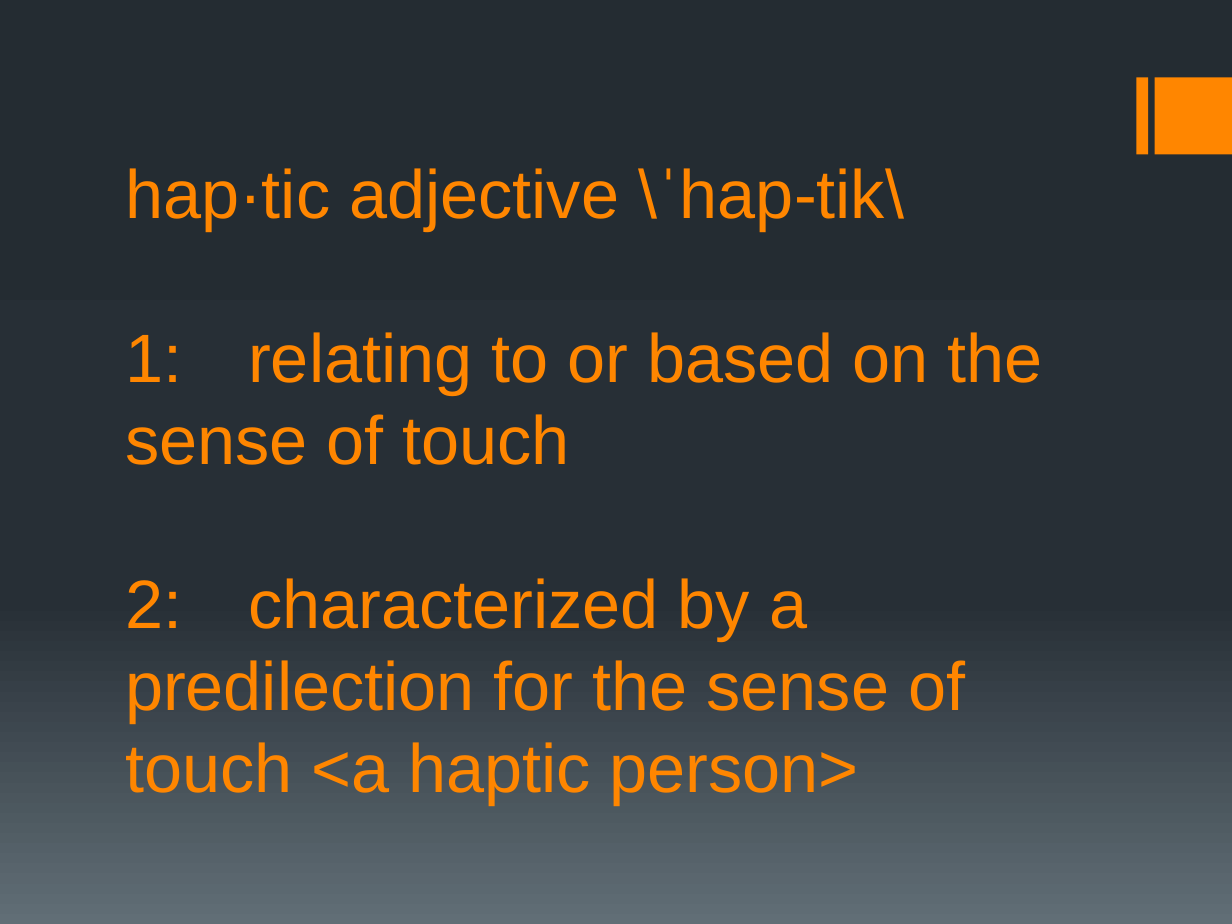
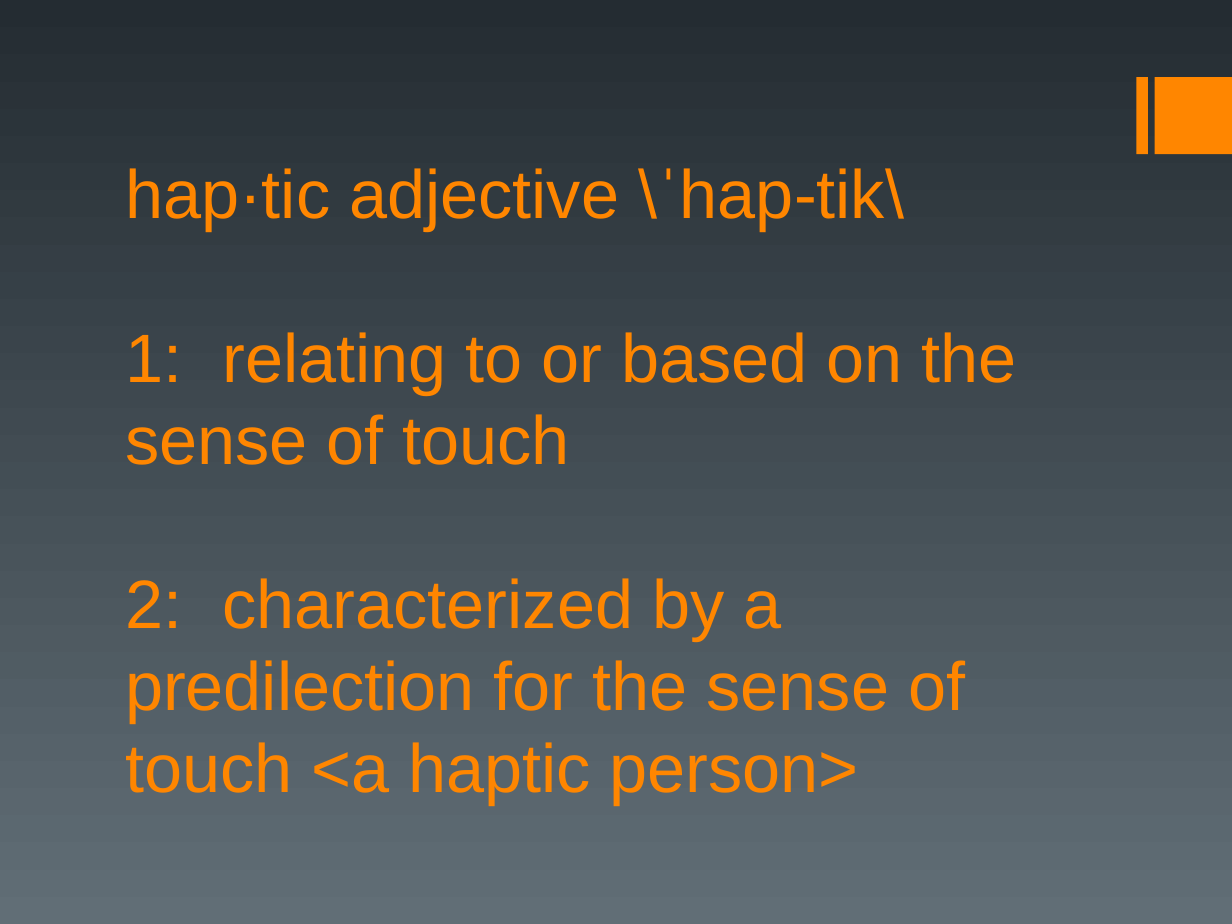
Before and after one commit to czod/HapticGlove, a slide deck: slide 2 of Docs/Final Project.pptx. Drawn at 1232x924 pixels with LibreOffice and Linux fonts; fonts in the diff are those of the drawing. Boxes give left, top, right and bottom in pixels: in the first picture for what was removed or moved away, otherwise in the second. Text is boxed around its words. In the diff, an @@ line names an element or a change of style, - is before the commit and + after.

```diff
--- a/Docs/Final Project.pptx
+++ b/Docs/Final Project.pptx
@@ background gradient #242C33 to #273037 to #636D76 to gradient #242C32 to #616E76 @@
@@ text "hap·tic adjective \ˈhap-tik\" rewrapped from (x1=125, y1=168, x2=1043, y2=805) to (x1=125, y1=168, x2=1017, y2=805) @@
```
Also in this commit, not shown: 10 other slides changed, 2 slides added, 3 slides removed, 1 other file.
